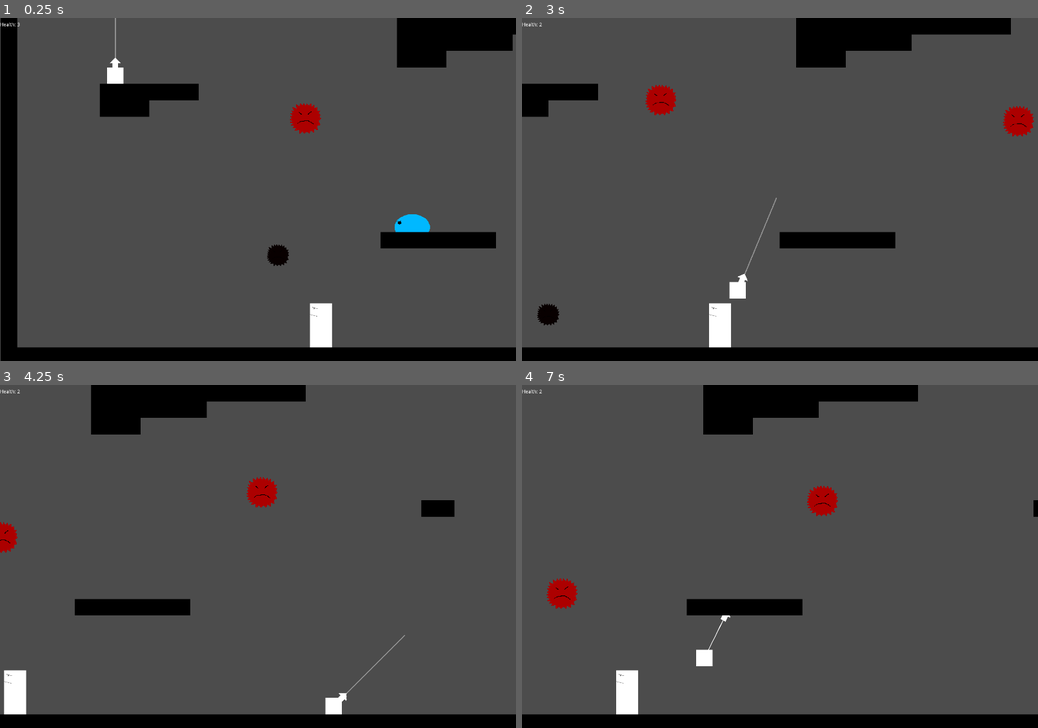
Above: before the commit, frames 1-4 (two rows, left to right).
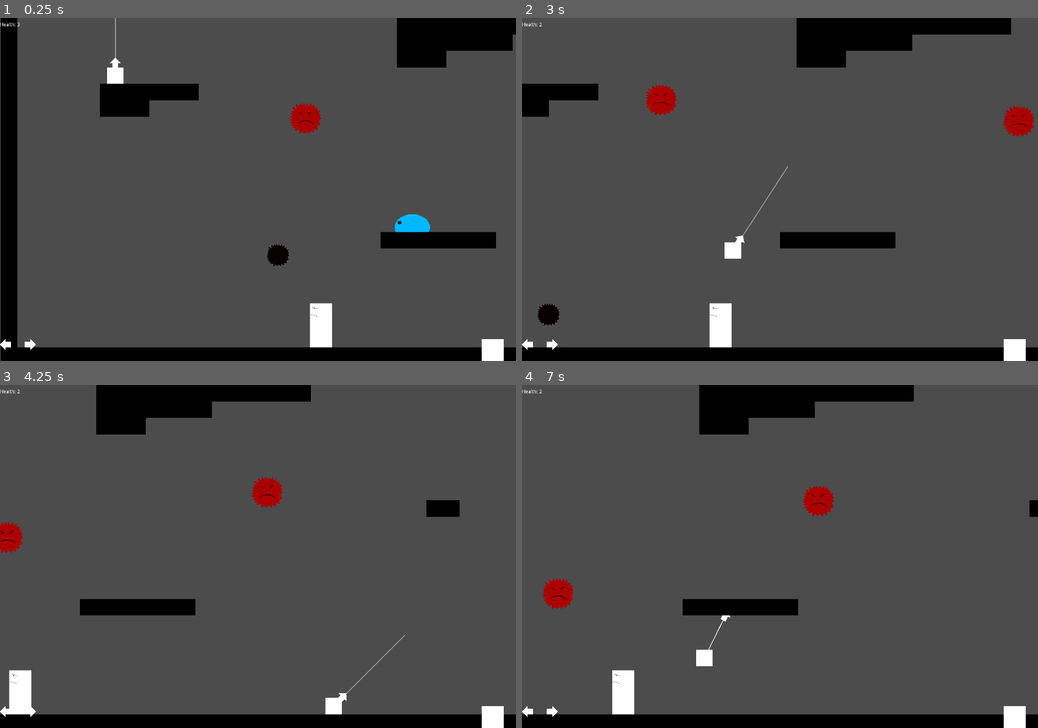
Above: after the commit, the same moments.

Repository: cjsweeten101/dws
Game: Godot game, scene res://Levels/TestingLevel.tscn
The game is run twice, just before and just after one commit, with the same random seed, the same clock (stepped at 60 frames per second) and the same inputs.
Inputs:
- Up to frame 1 (0.25 s): no input
- Up to frame 2 (3 s): tap Enter (action) at 0.5, 1.35, 2.85 s; hold Enter (action) 0.53-1.28 s; hold D (right) 0.53-2.03 s; hold A (left) 2.03-2.78 s; hold Enter (action) 2.03-2.78 s; hold D (right) from 2.78 s (still down)
- Up to frame 3 (4.25 s): keep holding D (right); hold Enter (action) from 3.53 s (still down)
- Up to frame 4 (7 s): release D (right) at 4.28 s; release Enter (action) at 4.28 s; hold A (left) 4.28-5.03 s; tap Enter (action) at 4.35, 5.85 s; hold D (right) 5.03-5.78 s; hold Enter (action) 5.03-5.78 s; hold A (left) from 5.78 s (still down); hold Enter (action) from 6.53 s (still down)

The runs differ from the first frame. In frame 1, 0.4% of the frame differs, in the area x 0-98%, y 93-100%; in frame 2, 1.0%; in frame 3, 1.4%, in the area x 0-98%, y 0-100%; in frame 4, 1.2%.

Commit message:
touch button functionality

Diff:
--- a/Levels/TestingLevel.gd
+++ b/Levels/TestingLevel.gd
@@ -1,17 +1,19 @@
 extends Node2D
 
-# class member variables go here, for example:
-# var a = 2
-# var b = "textvar"
+
 var game_over = false
 onready var player_health = $Player.get_health()
 var shake_amount = 13
+var action_pressed = false
+var action_released = false
 
 func _ready():
 	pass
 
 func _process(delta):
+
 	if !game_over:
+		touch_move()
 		$UI/RootUI.ui_health($Player.get_health())
 	else:
 		if Input.is_action_pressed("action"):
@@ -31,6 +33,24 @@
 		if !game_over:
 			$Player.queue_free()
 		game_over = true
+
+func touch_move():
+	if $UI/RootUI.right_pressed():
+		$Player.move_right()
+	elif $UI/RootUI.left_pressed():
+		$Player.move_left()
+	else:
+		$Player.reset_move()
+
+	if $UI/RootUI.action_pressed() and !action_pressed:
+		$Player.action()
+		action_pressed = true
+		action_released = false
+
+	elif !$UI/RootUI.action_pressed() and !action_released:
+		$Player.release_action()
+		action_pressed = false
+		action_released = true
 
 func shake_cam():
 	if !game_over and player_health != $Player.get_health():
--- a/Levels/TestingLevel.tscn
+++ b/Levels/TestingLevel.tscn
@@ -9,7 +9,7 @@
 [ext_resource path="res://Enemies/SoftThrowy/SoftThrowy.tscn" type="PackedScene" id=7]
 [ext_resource path="res://Levels/WinZone.tscn" type="PackedScene" id=8]
 
-[node name="TestingLevel" type="Node2D"]
+[node name="TestingLevel" type="Node2D" index="0"]
 
 script = ExtResource( 1 )
 _sections_unfolded = [ "Transform" ]
--- a/Player/Player.gd
+++ b/Player/Player.gd
@@ -25,6 +25,12 @@
 var grapple_points = []
 onready var rays = [$GrappleCast, $GrappleCast/EdgeRay1, $GrappleCast/EdgeRay2]
 var i_frames_active = false
+var touch_right = false
+var touch_left = false
+var action_pressed = false
+
+var touch_action = false
+var touch_release = false
 
 
 func ready():
@@ -51,17 +57,17 @@
 	current_speed += gravity
 	current_speed = move_and_slide(current_speed, UP)
 
-	if Input.is_action_pressed("right"):
+	if Input.is_action_pressed("right") or touch_right:
 		current_speed.x = min(current_speed.x + acceleration, max_speed)
 		direction = 1
-	elif Input.is_action_pressed("left"):
+	elif Input.is_action_pressed("left") or touch_left:
 		current_speed.x = max(current_speed.x - acceleration, -max_speed)
 		direction = -1
 	else:
 		friction = true
 
-	if Input.is_action_just_pressed("action") and !grappled and grapple_cooled_down:
-		#If grapple collides with _anything_ grapple that shit
+	if (Input.is_action_just_pressed("action") or touch_action) and !grappled and grapple_cooled_down:
+		touch_action = false
 		if rays_colliding():
 		#if $GrappleCast.is_colliding():
 		#	if $GrappleCast.get_collider().is_in_group("enemies"):
@@ -69,7 +75,8 @@
 			set_grappled(true, get_ray_collision_point())
 		else:
 			draw_miss()
-	elif Input.is_action_just_released("action") or grapple_off:
+	elif (Input.is_action_just_released("action") or touch_release) or grapple_off:
+		touch_release = false
 		set_grappled(false, 0)
 		grapple_off = false
 
@@ -162,6 +169,7 @@
 
 func _on_GrappleCoolDown_timeout():
 	grapple_cooled_down = true
+	touch_action = false
 
 
 func _on_MissDisplay_timeout():
@@ -198,3 +206,19 @@
 
 func i_frames(status):
 	i_frames_active = status
+
+func move_right():
+	touch_right = true
+
+func move_left():
+	touch_left = true
+
+func reset_move():
+	touch_left = false
+	touch_right = false
+
+func action():
+	touch_action = true
+
+func release_action():
+	touch_release = true
--- a/UI/ButtonsUI.gd
+++ b/UI/ButtonsUI.gd
@@ -1,15 +1,10 @@
 extends MarginContainer
 
-# class member variables go here, for example:
-# var a = 2
-# var b = "textvar"
+func right_pressed():
+	return $HBoxContainer/Arrows/Right.pressed
 
-func _ready():
-	# Called when the node is added to the scene for the first time.
-	# Initialization here
-	pass
+func left_pressed():
+	return $HBoxContainer/Arrows/Left.pressed
 
-#func _process(delta):
-#	# Called every frame. Delta is time since last frame.
-#	# Update game logic here.
-#	pass
+func action_pressed():
+	return $HBoxContainer/MarginContainer/Action.pressed
--- a/UI/ButtonsUI.tscn
+++ b/UI/ButtonsUI.tscn
@@ -5,7 +5,7 @@
 [ext_resource path="res://UI/default_arrow_right.png" type="Texture" id=3]
 [ext_resource path="res://Player/default_square.png" type="Texture" id=4]
 
-[node name="ButtonsUI" type="MarginContainer" index="0"]
+[node name="ButtonsUI" type="MarginContainer"]
 
 anchor_left = 0.0
 anchor_top = 1.0
@@ -106,13 +106,13 @@
 
 [node name="MarginContainer" type="MarginContainer" parent="HBoxContainer" index="1"]
 
-anchor_left = 1.0
-anchor_top = 0.5
-anchor_right = 1.0
-anchor_bottom = 0.5
-margin_left = -108.0
-margin_top = -50.0
-margin_bottom = 50.0
+anchor_left = 0.0
+anchor_top = 0.0
+anchor_right = 0.0
+anchor_bottom = 0.0
+margin_left = 1384.0
+margin_right = 1492.0
+margin_bottom = 100.0
 rect_pivot_offset = Vector2( 0, 0 )
 rect_clip_content = false
 mouse_filter = 0
@@ -123,14 +123,13 @@
 
 [node name="Action" type="TextureButton" parent="HBoxContainer/MarginContainer" index="0"]
 
-anchor_left = 1.0
-anchor_top = 0.5
-anchor_right = 1.0
-anchor_bottom = 0.5
-margin_left = -104.0
-margin_top = -50.0
-margin_right = -4.0
-margin_bottom = 50.0
+anchor_left = 0.0
+anchor_top = 0.0
+anchor_right = 0.0
+anchor_bottom = 0.0
+margin_left = 8.0
+margin_right = 108.0
+margin_bottom = 100.0
 rect_min_size = Vector2( 100, 100 )
 rect_pivot_offset = Vector2( 0, 0 )
 rect_clip_content = false
--- a/UI/RootUI.gd
+++ b/UI/RootUI.gd
@@ -1,4 +1,4 @@
-extends Node2D
+extends Control
 
 # class member variables go here, for example:
 # var a = 2
@@ -9,10 +9,14 @@
 	# Initialization here
 	pass
 
-#func _process(delta):
-#	# Called every frame. Delta is time since last frame.
-#	# Update game logic here.
-#	pass
-
 func ui_health(val):
 	$TopBar.set_health(val)
+
+func right_pressed():
+	return $ButtonsUI.right_pressed()
+
+func left_pressed():
+	return $ButtonsUI.left_pressed()
+
+func action_pressed():
+	return $ButtonsUI.action_pressed()
--- a/UI/RootUI.tscn
+++ b/UI/RootUI.tscn
@@ -1,10 +1,23 @@
-[gd_scene load_steps=3 format=2]
+[gd_scene load_steps=4 format=2]
 
 [ext_resource path="res://UI/RootUI.gd" type="Script" id=1]
 [ext_resource path="res://UI/TopBar.tscn" type="PackedScene" id=2]
+[ext_resource path="res://UI/ButtonsUI.tscn" type="PackedScene" id=3]
 
-[node name="RootUI" type="Node2D"]
+[node name="RootUI" type="Control"]
 
+anchor_left = 0.0
+anchor_top = 0.0
+anchor_right = 1.0
+anchor_bottom = 1.0
+rect_pivot_offset = Vector2( 0, 0 )
+rect_clip_content = false
+mouse_filter = 0
+mouse_default_cursor_shape = 0
+size_flags_horizontal = 1
+size_flags_vertical = 1
 script = ExtResource( 1 )
 
 [node name="TopBar" parent="." index="0" instance=ExtResource( 2 )]
+
+[node name="ButtonsUI" parent="." index="1" instance=ExtResource( 3 )]
